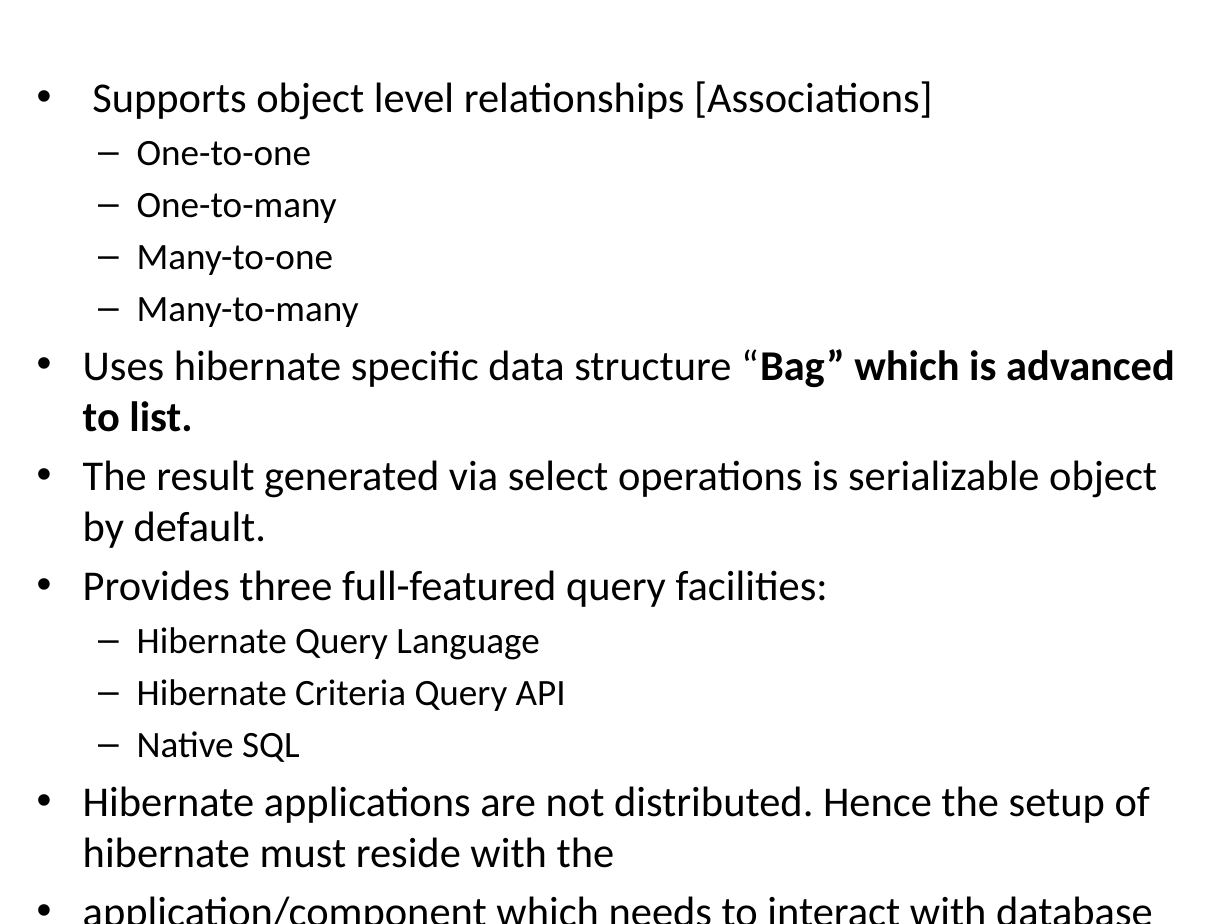
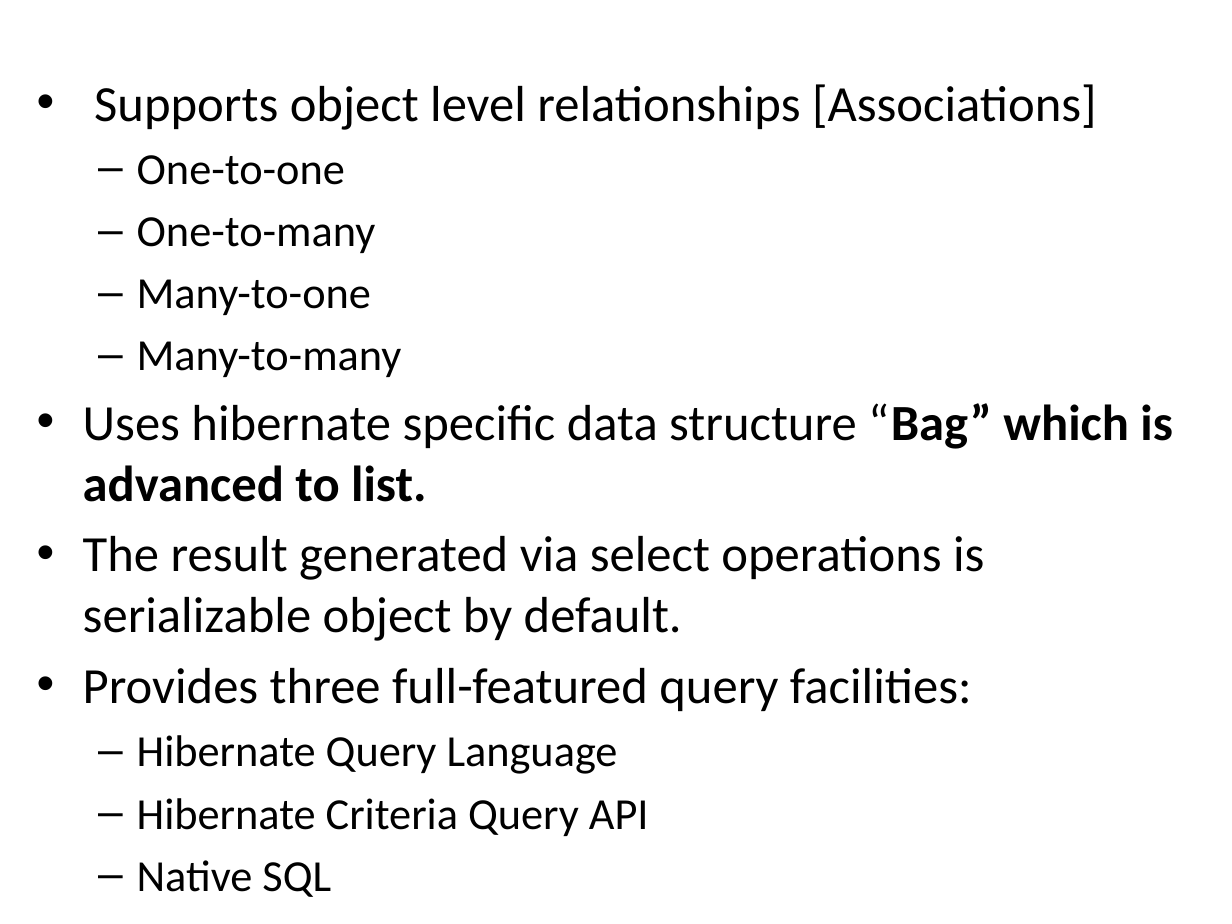
Before and after one commit to richardsforu/hibernate-adm, a slide deck: slide 12 of ppts/Hibernate.pptx. Drawn at 1232x924 pixels with LibreOffice and Linux fonts; fonts in the diff are those of the drawing. Boxes give left, top, right and bottom in pixels: in the first picture for what was removed or moved away, otherwise in the second. Text is boxed around its words. In the diff, an @@ line names an element or a change of style, - is before the commit and + after.

```diff
--- a/ppts/Hibernate.pptx
+++ b/ppts/Hibernate.pptx
@@ text "Supports object level relationships [Associations]" at (x1=83, y1=84, x2=1173, y2=897): size 24.8 to 29.6 pt in "Supports object level relationships [Associations]", "Uses hibernate specific data structure “Bag” which ...", "The result generated via select operations is ...", "Provides three full-featured query facilities:"; size 21.7 to 25.9 pt in "One-to-one", "One-to-many", "Many-to-one", "Many-to-many" and 3 more places @@
@@ text at (x1=83, y1=786, x2=1150, y2=868): paragraphs removed @@
-• Hibernate applications are not distributed. Hence the setup of hibernate must reside with the
-• application/component which needs to interact with database software.
```
Also in this commit, not shown: 5 other slides changed, 18 other files.
